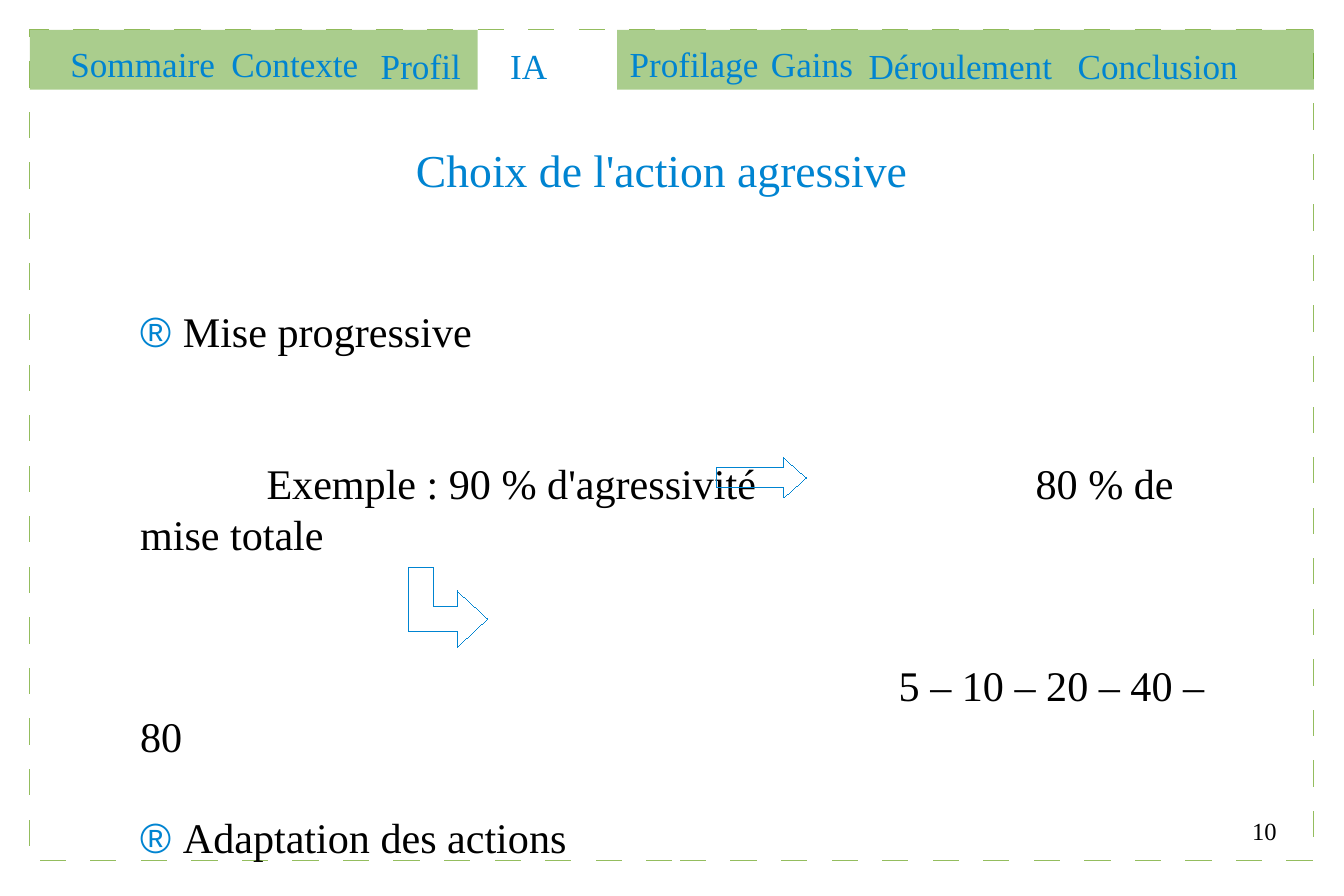
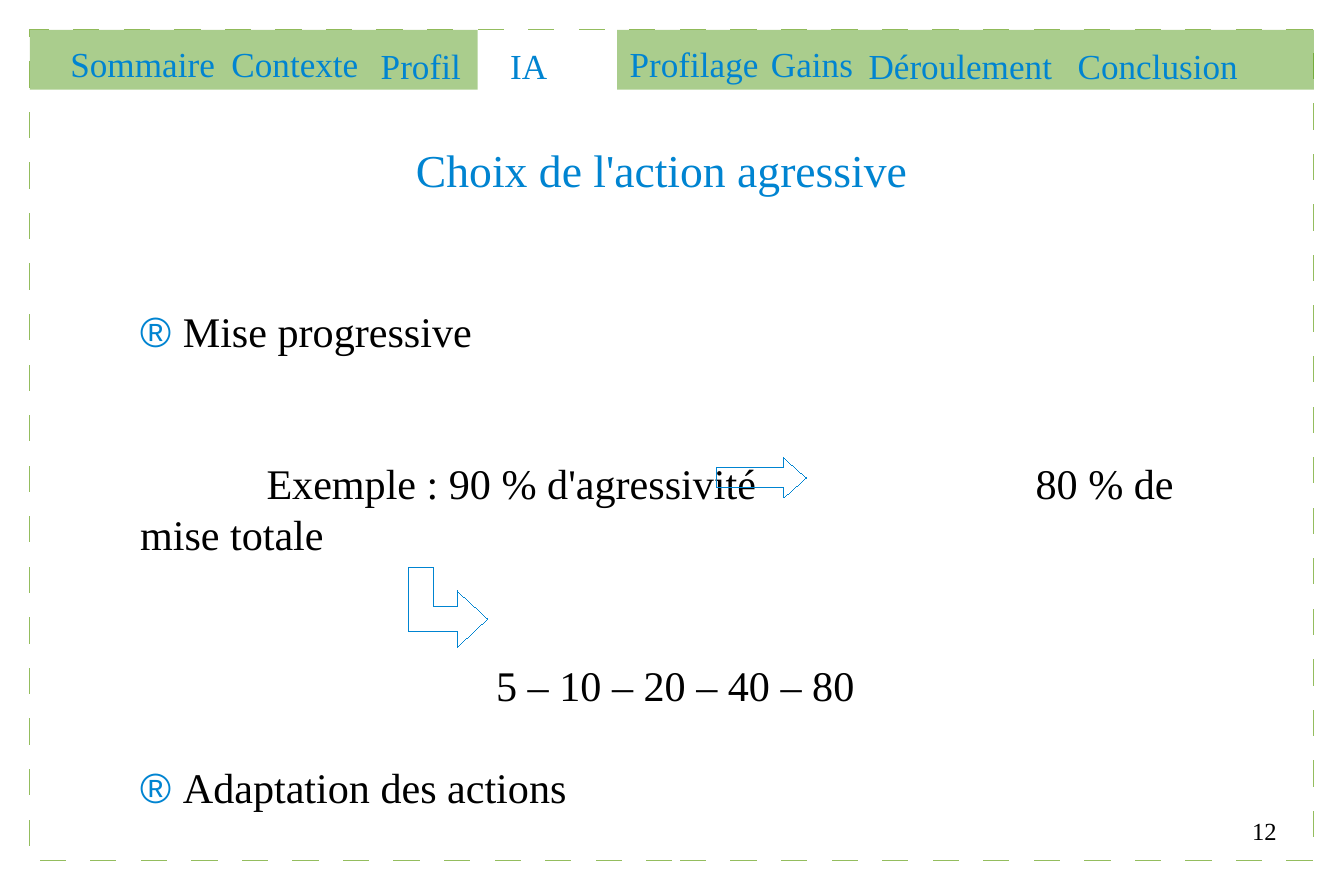
Before and after one commit to Gouga34/TERM1_Poker, a slide deck: slide 12 of Soutenance/presentation.odp (slide 10 before the commit). Drawn at 1344x896 pixels with LibreOffice and Linux fonts; fonts in the diff are those of the drawing. Boxes give left, top, right and bottom in pixels: in the first picture for what was removed or moved away, otherwise in the second. Text is boxed around its words. In the diff, an @@ line names an element or a change of style, - is before the commit and + after.

```diff
--- a/Soutenance/presentation.odp
+++ b/Soutenance/presentation.odp
@@ text at bbox=[496, 673, 854, 702]: alignment left to centre @@
@@ page number at bbox=[1252, 823, 1277, 840]: text changed @@
-10
+12
```
Also in this commit, not shown: 10 other slides changed, 4 slides added, 1 slide removed, 8 other files.
